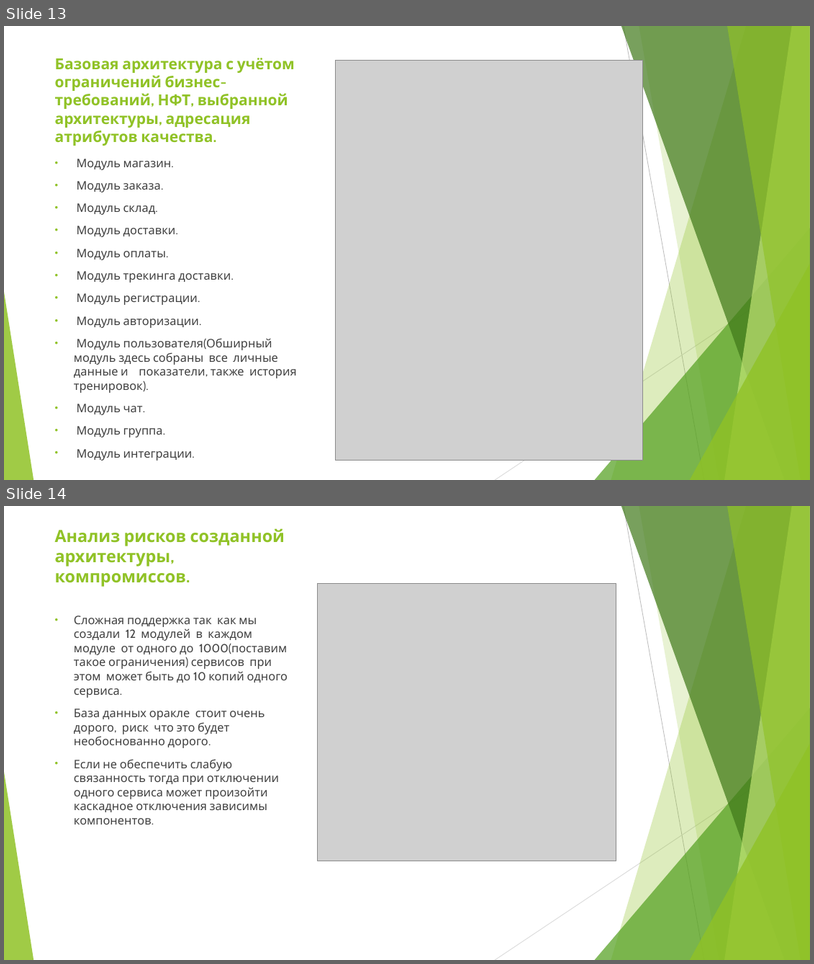
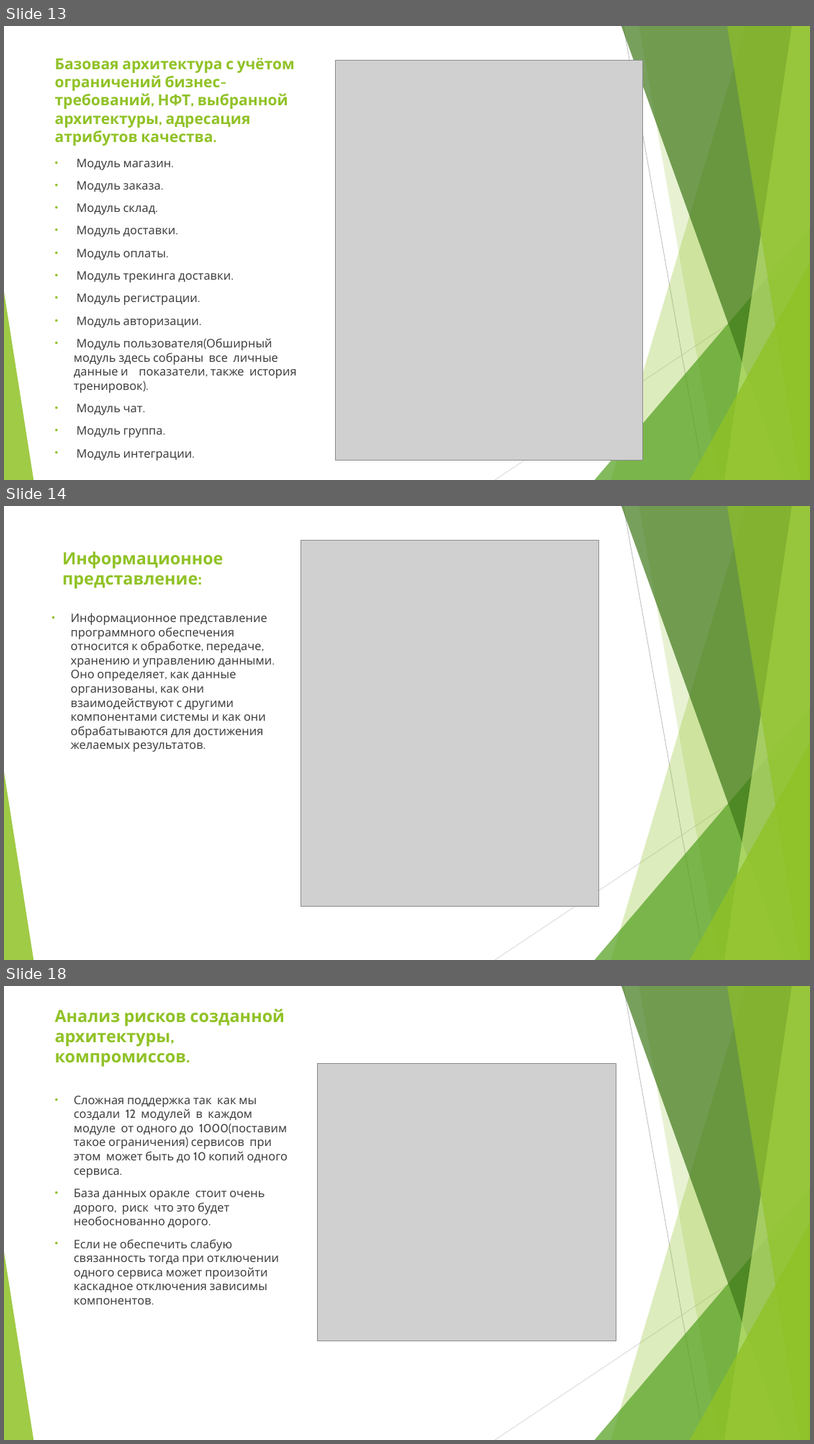
Before and after one commit to eafonasyev/diplom, a slide deck: diplom/diplom_prezentation.pptx. Shown one above the other, each under a label of ours: slides 13 and 14 before the commit, slides 13, 14 and 18 after it; the slides between them are not shown. The pictures are 814x964 and 814x1444 pixels, drawn with LibreOffice and Linux fonts; fonts in the diff are those of the drawing; grey boxes stand for pictures. Boxes give left, top, right and bottom in pixels: in the first picture for what was removed or moved away, otherwise in the second. Text is boxed around its words. In the diff, an @@ line names an element or a change of style, - is before the commit and + after.

```diff
--- a/diplom/diplom_prezentation.pptx
+++ b/diplom/diplom_prezentation.pptx
@@ slide 14 added at (4, 506, 810, 960), background #FFFFFF; not listed: 10 template elements that a slide beside it also shows @@
@@ picture added at (301, 540, 599, 906) @@
@@ title added at (62, 551, 223, 589), 20 pt, text #90C226, bold @@
+Информационное представление:
@@ text added at (71, 613, 272, 752), 14 pt, text #404040 @@
+• Информационное представление программного обеспечения относится к обработке, передаче, хранению и управлению данными. Оно определяет, как данные организованы, как они взаимодействуют с другими компонентами системы и как они обрабатываются для достижения желаемых результатов.
@@ what was slide 14 is now slide 18 @@
```
Also in this commit, not shown: 2 slides changed, 3 other slides added, 8 other files.
